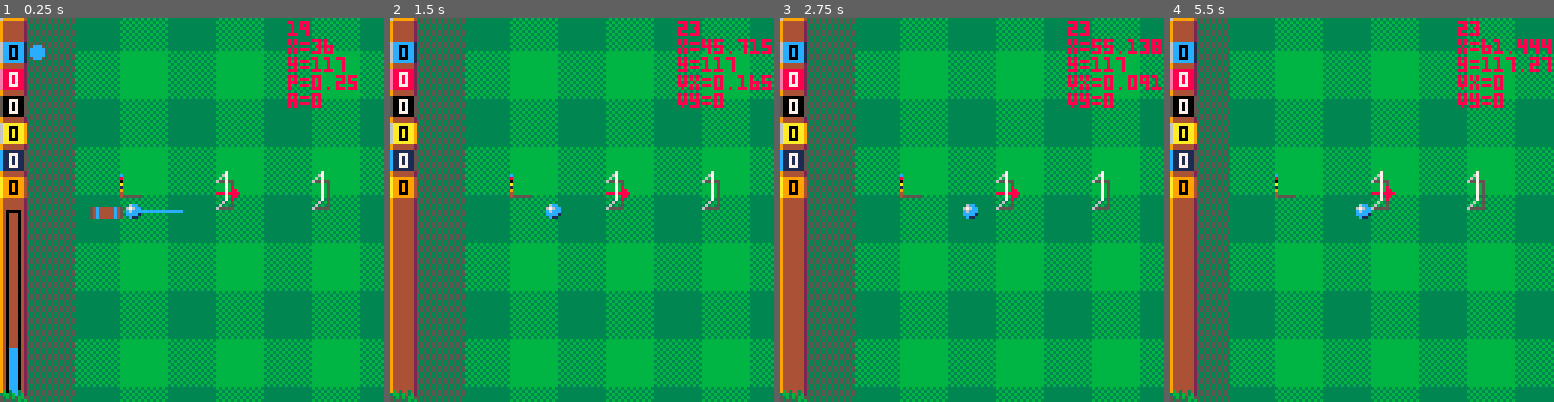
Above: before the commit, frames 1-4 (left to right).
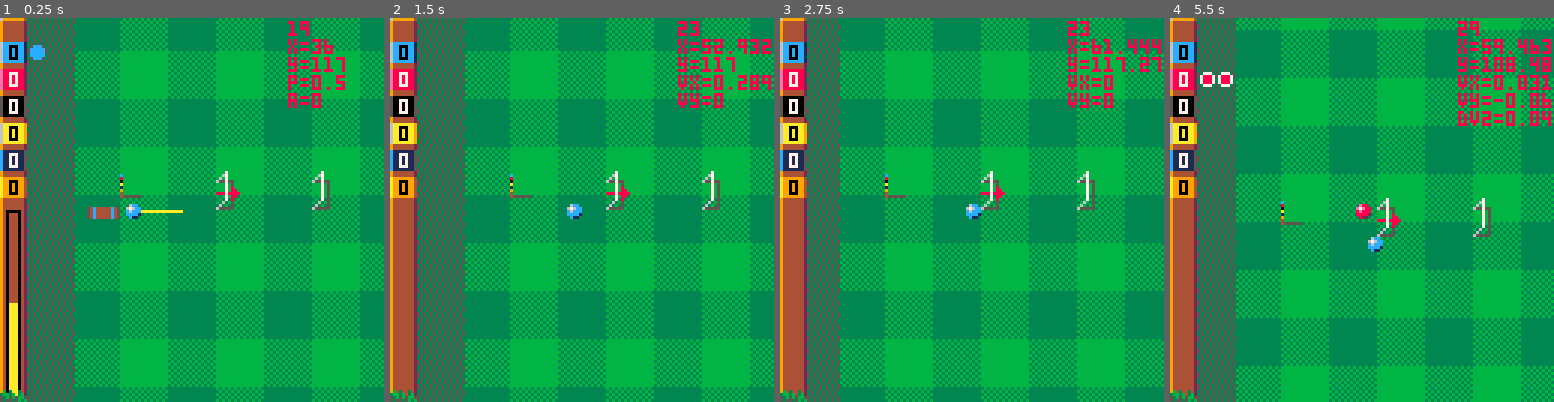
Above: after the commit, the same moments.

Repository: Joeltronics/croqu-8
Game: PICO-8 cartridge croquet.p8
Same seed, same stepped clock (60 frames per second), same inputs: the game is played once before the commit and once after it.
Inputs:
- Up to frame 1 (0.25 s): no input
- Up to frame 2 (1.5 s): tap X (X key) at 0.33, 1.07 s; tap O (Z key) at 0.7 s
- Up to frame 3 (2.75 s): hold Right 1.6-2.1 s; tap O (Z key) at 1.7, 2.1, 2.5 s; tap X (X key) at 1.85 s; hold Up 2.15-2.42 s; hold Right from 2.47 s (still down)
- Up to frame 4 (5.5 s): tap O (Z key) every 0.4 s from 2.9 to 5.3 s; tap X (X key) at 2.97, 4.08, 5.2 s; release Right at 3.03 s; hold Left 3.08-3.58 s; hold Down 3.63-3.97 s; hold Right 4.02-4.68 s; hold Up 4.73-5.03 s; hold Left from 5.08 s (still down)

The runs differ from the first frame. In frame 1, 0.9% of the frame differs, in the area x 2-93%, y 14-99%; in frame 2, 0.5%; in frame 3, 15%; in frame 4, 28%, in the area x 7-100%, y 0-100%.

Commit message:
Fix scoring poles, and minor tweaks
* Tweak shot power range
* Reverse default angle when next wicket is reverse

Diff:
--- a/croquet.p8
+++ b/croquet.p8
@@ -58,8 +58,10 @@
 
 COLLISION_CHECK_DIVISIONS = 4
 
-SHOT_V_MAX = 2
-SHOT_V_MIN = 0.125
+DEFAULT_SHOT_POWER = 0.5
+
+SHOT_V_MAX = 1.5
+SHOT_V_MIN = 0.0625
 
 DRAG = 1 - 1/128
 DRAG_ROUGH = 1 - 1/8
@@ -112,7 +114,7 @@
 camera_y = CY
 
 shot_angle = 0
-shot_power = 0.25
+shot_power = DEFAULT_SHOT_POWER
 
 moving_cooldown = 0
 
@@ -374,7 +376,7 @@
 							end
 						end
 
-						if w.pole and wicket_idx == ball.last_wicket_idx + 1 then
+						if w.pole and wicket_idx == player.last_wicket_idx + 1 then
 							score_wicket(player)
 						end
 
@@ -433,7 +435,7 @@
 end
 
 --
--- Game
+-- Game logic
 --
 
 function reset_off_screen_balls()
@@ -447,9 +449,14 @@
 
 function next_shot_same_player()
 	reset_off_screen_balls()
+	shot_power = DEFAULT_SHOT_POWER
+	shot_angle = 0
+	if (WICKETS[players[player_idx].last_wicket_idx + 1].reverse) shot_angle = 0.5
 end
 
 function next_player()
+
+	local player
 
 	if player_idx then
 		player = players[player_idx]
@@ -464,6 +471,10 @@
 	player_idx %= #PALETTES
 	player_idx += 1
 	player = players[player_idx]
+
+	shot_power = DEFAULT_SHOT_POWER
+	shot_angle = 0
+	if (WICKETS[players[player_idx].last_wicket_idx + 1].reverse) shot_angle = 0.5
 
 	assert(player.shots == 0, 'player.shots='..player.shots)
 	assert(not player.bonus_shots, 'player.bonus_shots='..(player.bonus_shots or 'nil'))
@@ -561,18 +572,14 @@
 
 function launch_ball()
 
-	local player_ball = players[player_idx].ball
-
-	-- Launch ball
-
 	-- TODO: add slight randomness to angle, depending on power
 
+	local player = players[player_idx]
 	local dx, dy = cos(shot_angle), sin(shot_angle)
-
 	local v = SHOT_V_MIN + (SHOT_V_MAX - SHOT_V_MIN) * shot_power * shot_power
 
-	player_ball.vx = v * dx
-	player_ball.vy = v * dy
+	player.ball.vx = v * dx
+	player.ball.vy = v * dy
 	moving_cooldown = MOVING_COOLDOWN_FRAMES
 
 	if player.bonus_shots and player.bonus_shots > 0 then
@@ -582,9 +589,6 @@
 	end
 
 	play_sound_launch()
-
-	shot_angle = 0
-	shot_power = 0.25
 end
 
 function _update60()
@@ -621,6 +625,7 @@
 
 	end
 
+	-- TODO: use timing-based power meter instead
 	if (op and moving_cooldown <= 0) launch_ball()
 
 	if moving_cooldown > 0 then
